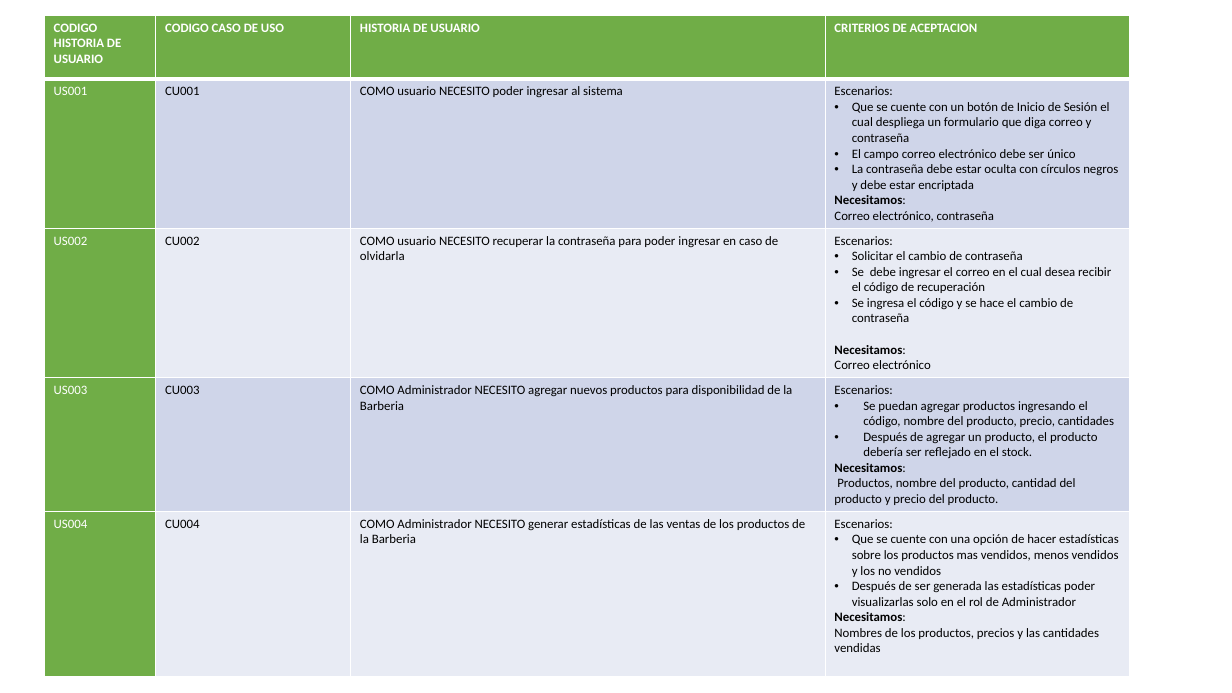
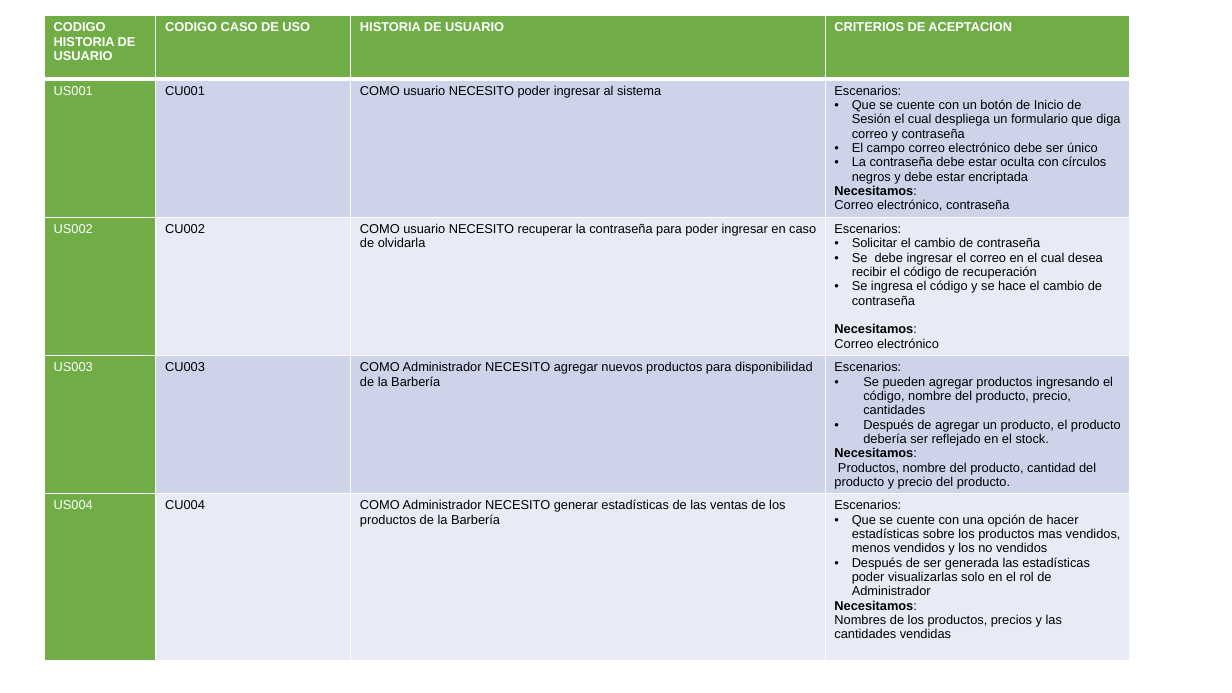
Before and after one commit to luiscarlosmedina/Master-Barber, a slide deck: slide 23 of Entregables Proyecto B.pptx. Drawn at 1232x693 pixels with LibreOffice and Linux fonts; fonts in the diff are those of the drawing; background and template pictures are left out. Boxes give left, top, right and bottom in pixels: in the first picture for what was removed or moved away, otherwise in the second. Text is boxed around its words. In the diff, an @@ line names an element or a change of style, - is before the commit and + after.

```diff
--- a/Entregables Proyecto B.pptx
+++ b/Entregables Proyecto B.pptx
@@ table at (44,16,1131,642) @@
-row 4, column 3: COMO Administrador NECESITO agregar nuevos productos para disponibilidad de la Barberia
+row 4, column 3: COMO Administrador NECESITO agregar nuevos productos para disponibilidad de la Barbería
-row 4, column 4: Escenarios: / Se puedan agregar productos ingresando el código, nombre del producto, precio, cantidades / Después de agregar un producto, el producto debería ser reflejado en el stock. / Necesitamos: / Productos, nombre del producto, cantidad del producto y precio del producto.
+row 4, column 4: Escenarios: / Se pueden agregar productos ingresando el código, nombre del producto, precio, cantidades / Después de agregar un producto, el producto debería ser reflejado en el stock. / Necesitamos: / Productos, nombre del producto, cantidad del producto y precio del producto.
-row 5, column 3: COMO Administrador NECESITO generar estadísticas de las ventas de los productos de la Barberia
+row 5, column 3: COMO Administrador NECESITO generar estadísticas de las ventas de los productos de la Barbería
@@ fill #CFD5EA to #CDD4EA in 6 cells @@
@@ fill #E9EBF5 to #E8EBF5 in 6 cells @@
@@ font Calibri to Arial in "CODIGO HISTORIA DE USUARIO", "CODIGO CASO DE USO", "HISTORIA DE USUARIO", "CRITERIOS DE ACEPTACION" and 27 more places @@
```
Also in this commit, not shown: 6 other slides changed, 9 other files.
